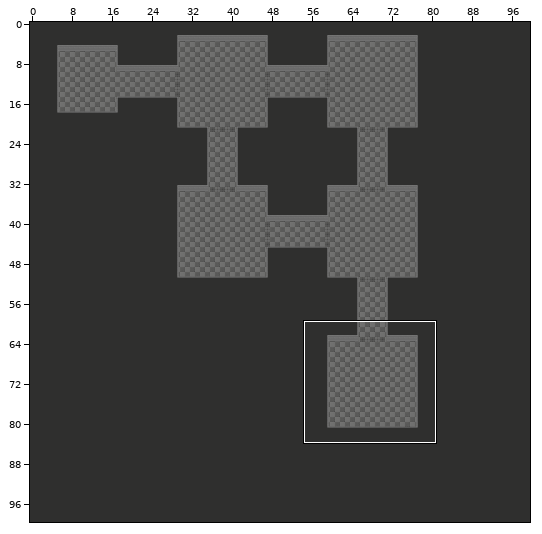
A Tiled map gets an edit: tmx/test_map.tmx. The picture above shows the old version from afar; the outline marks the close-up.
Close-up. Earlier state:
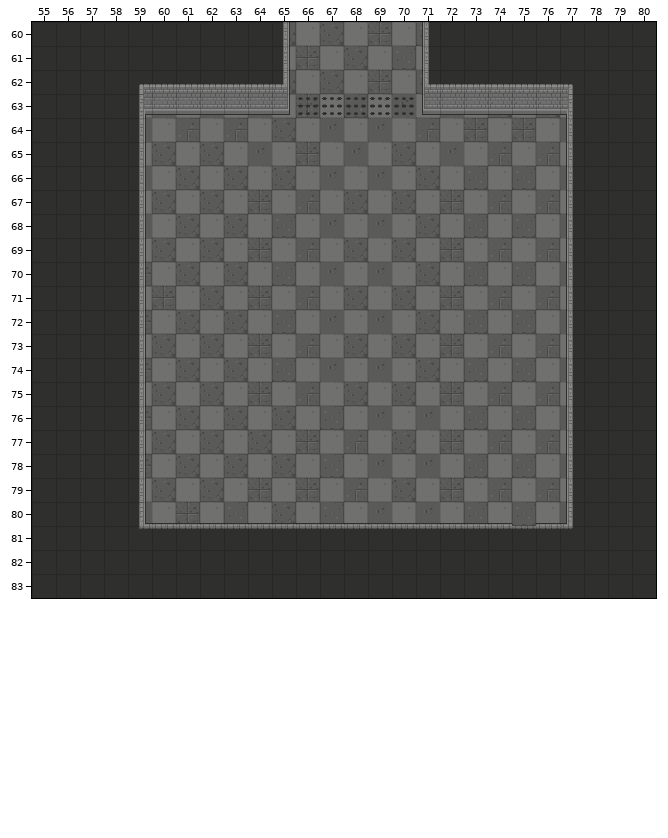
Cells are 32x32 px. Shown: x 55..80, y 60..83.
Now the later version:
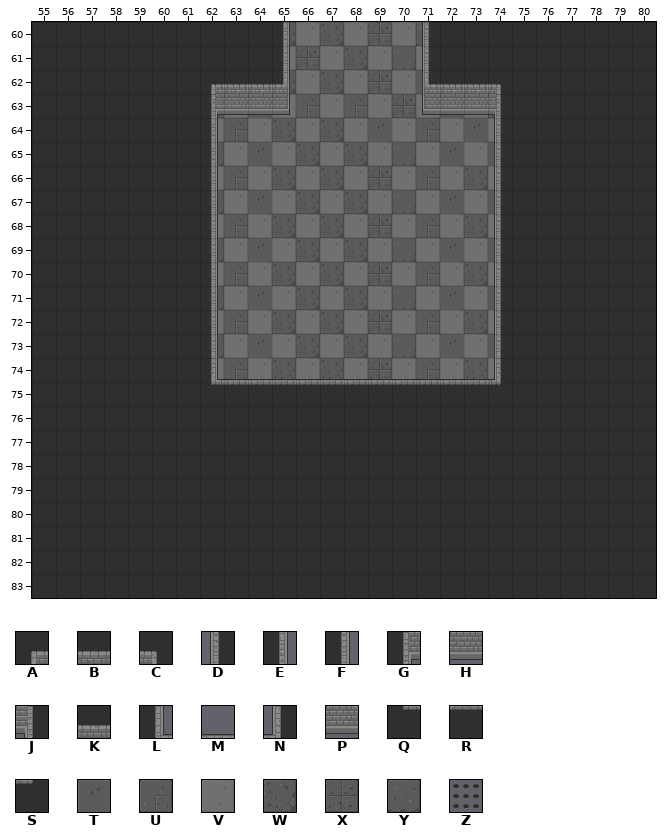
Key: from "tileset_1": A 3, B 4, C 5, D 16, E 16 turned 180, F 18, G 19, H 20, J 21, K 33, L 35, M 36, N 37, P 49, Q 51, R 52, S 53, T 90, U 93, V 95, W 104, X 105, Y 109, Z 245 "trap".
_ is an empty cell.
Tiles replaced or removed in this view: A, B, C, D, E, F, G, H, J, K, L, M, N, P, Q, R, S, T, U, V, W, X, Y, Z.
The exact change:
Changed rows in their new state; . is an unchanged cell.
Layer "floor":
first column x 59:
63 ___X...U.U.X...X___
64 ___.............___
65 ___Y...........T___
66 ___.............___
67 ___Y...........T___
68 ___.............___
69 ___Y...........T___
70 ___.............___
71 ___Y...........T___
72 ___.............___
73 ___Y...........T___
74 ___.U.W.W.X.U.W.___
75 ___________________
76 ___________________
77 ___________________
78 ___________________
79 ___________________
80 ___________________
Layer "walls":
first column x 59:
62 ___A...........C___
63 ___G...........J___
64 _..E...........D.._
65 _..E...........D.._
66 _..F...........D.._
67 _..F...........D.._
68 _..F...........D.._
69 _..F...........D.._
70 _..F...........D.._
71 _..F...........D.._
72 _..F...........D.._
73 _..F...........D.._
74 _..LMMMMMMMMMMMN.._
75 _..QRRRRRRRRRRRS.._
76 _................._
77 _................._
78 _................._
79 _................._
80 ________________.__
81 ___________________
Layer "trap":
first column x 66:
63 _____
Boxes around the changes in both close-ups, in picture pixels (x1, y1, x2, y2):
changed: (139, 70, 573, 529)
